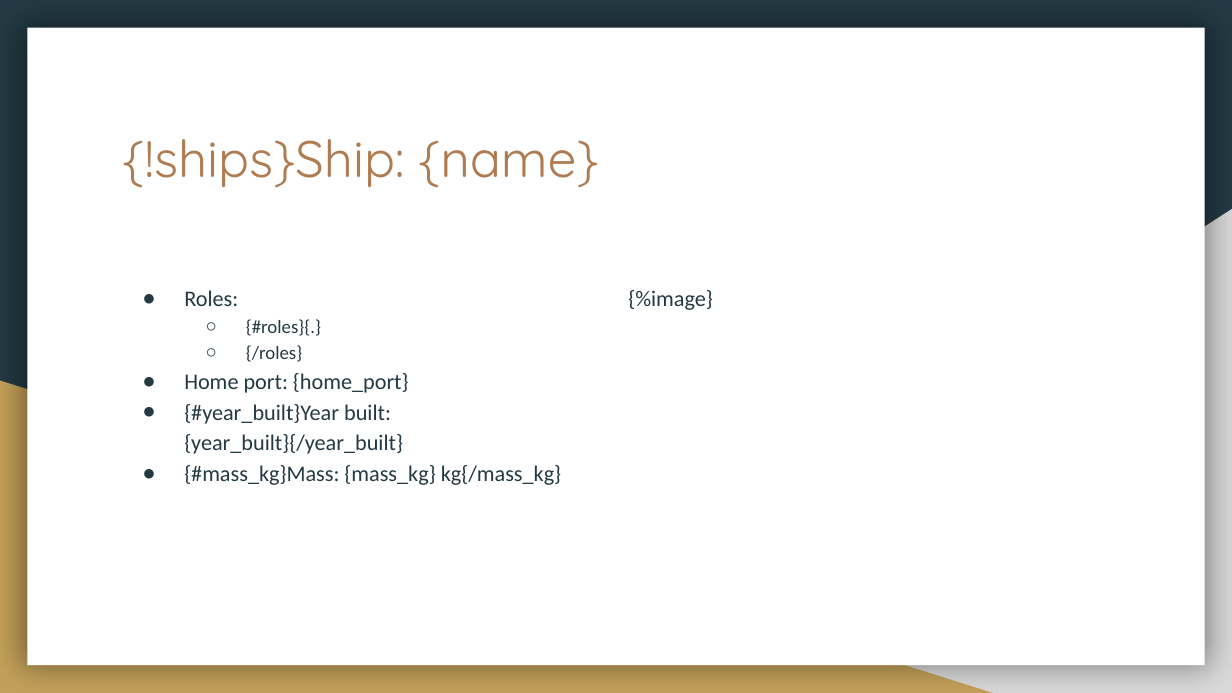
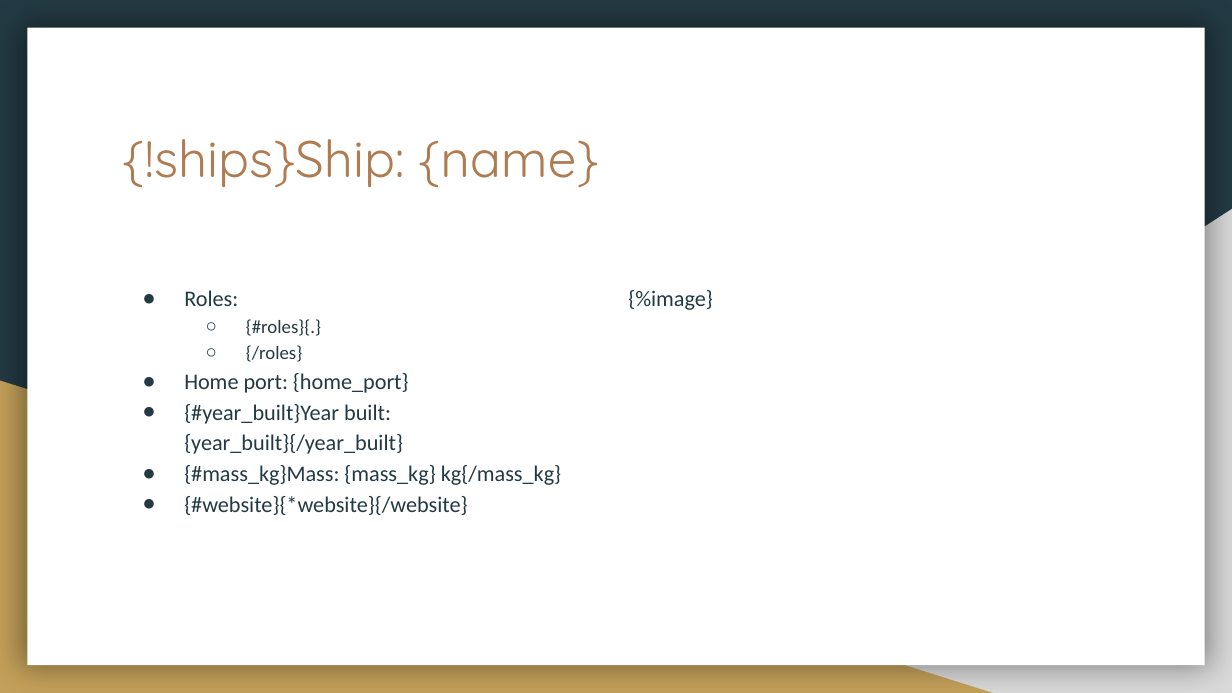
Before and after one commit to United-Codes/cloudofficeprint-python, a slide deck: slide 13 of spacex_example/spacex_template.pptx. Drawn at 1232x693 pixels with LibreOffice and Linux fonts; fonts in the diff are those of the drawing. Boxes give left, top, right and bottom in pixels: in the first picture for what was removed or moved away, otherwise in the second. Text is boxed around its words. In the diff, an @@ line names an element or a change of style, - is before the commit and + after.

Commit message:
add hyperlinks for websites and wikipedia

```diff
--- a/spacex_example/spacex_template.pptx
+++ b/spacex_example/spacex_template.pptx
@@ text at (x1=184, y1=496, x2=467, y2=515): paragraph added @@
+● {#website}{*website}{/website}
```
Also in this commit, not shown: 5 other slides changed, 2 other files.
